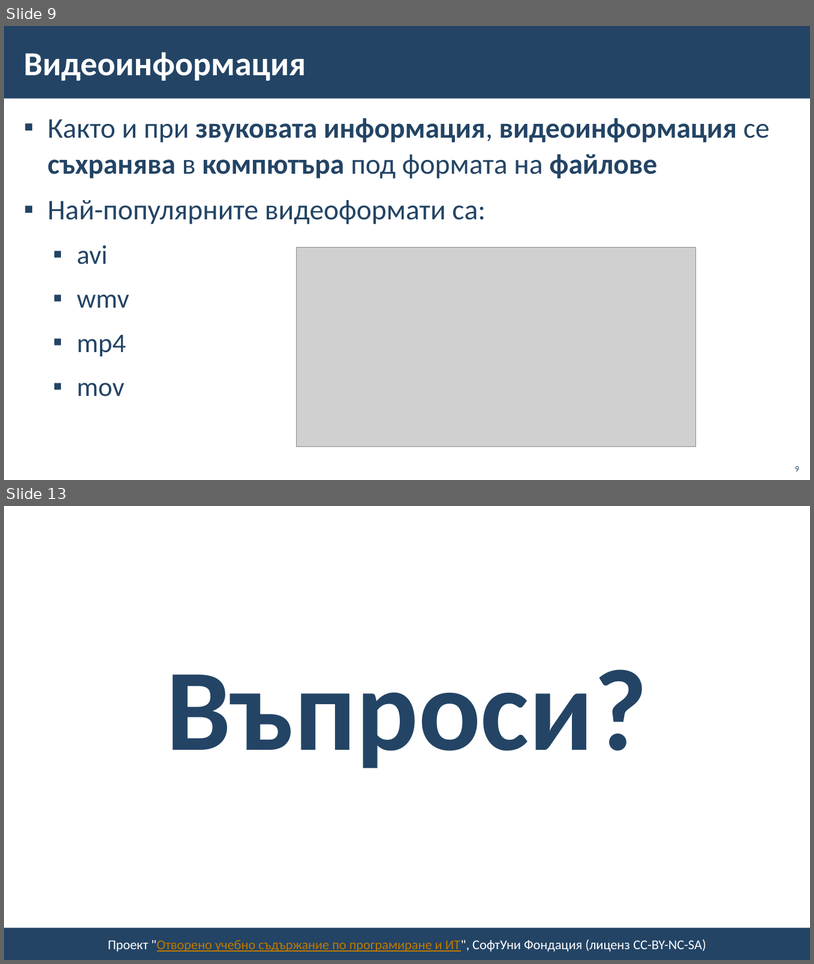
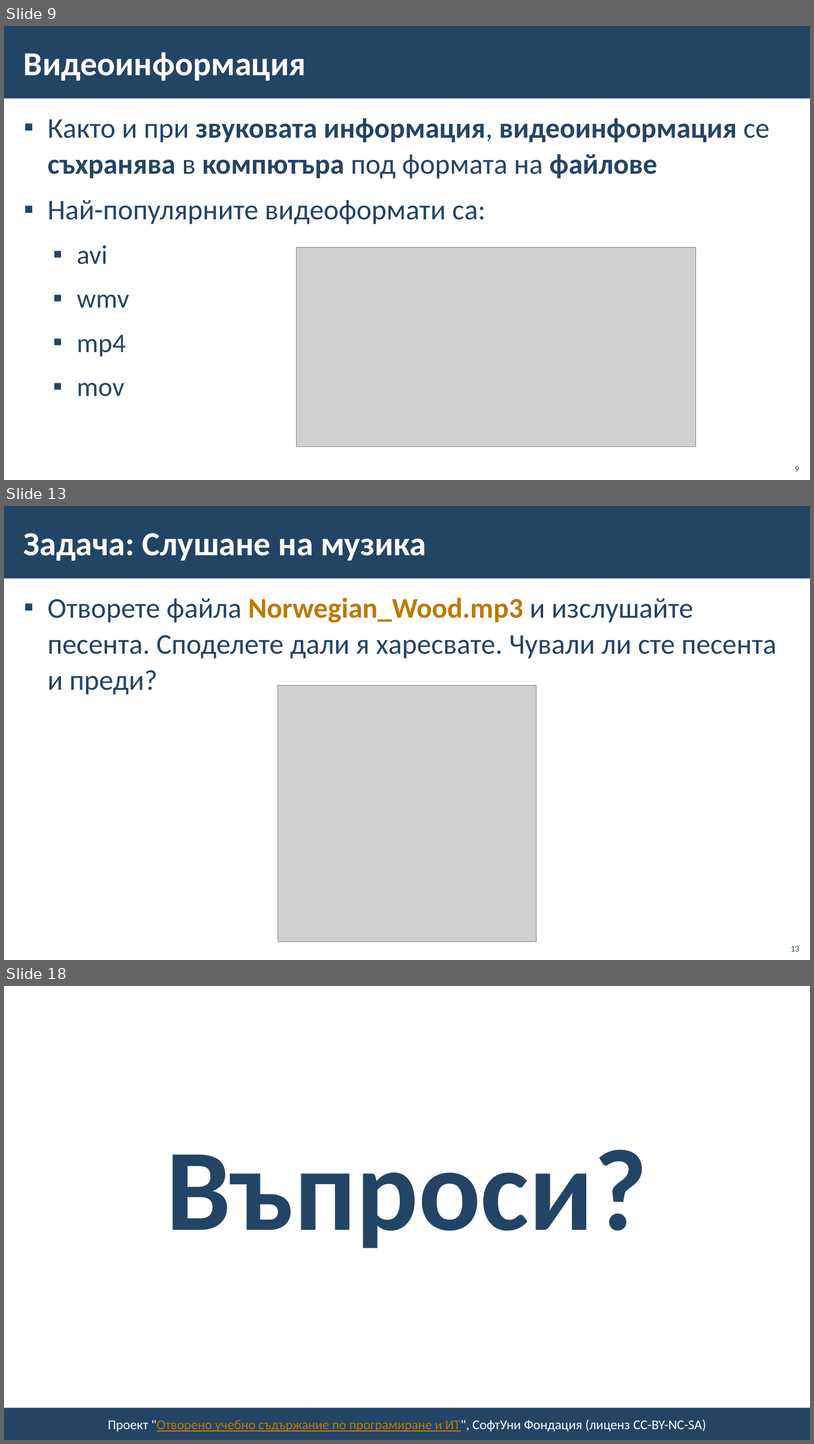
Before and after one commit to BG-IT-Edu/School-Programming, a slide deck: Courses/Computer-Modeling-and-IT/Computer-Modeling-and-IT-5-Class/10-Working-With-Sound-and-Video-Information/10-Working-With-Sound-and-Video-Information.pptx. Shown one above the other, each under a label of ours: slides 9 and 13 before the commit, slides 9, 13 and 18 after it; the slides between them are not shown. The pictures are 814x964 and 814x1444 pixels, drawn with LibreOffice and Linux fonts; fonts in the diff are those of the drawing; grey boxes stand for pictures; background and template pictures are left out. Boxes give left, top, right and bottom in pixels: in the first picture for what was removed or moved away, otherwise in the second. Text is boxed around its words. In the diff, an @@ line names an element or a change of style, - is before the commit and + after.

```diff
--- a/Courses/Computer-Modeling-and-IT/Computer-Modeling-and-IT-5-Class/10-Working-With-Sound-and-Video-Information/10-Working-With-Sound-and-Video-Information.pptx
+++ b/Courses/Computer-Modeling-and-IT/Computer-Modeling-and-IT-5-Class/10-Working-With-Sound-and-Video-Information/10-Working-With-Sound-and-Video-Information.pptx
@@ slide 13 added at (4, 506, 810, 960), background #FFFFFF; not listed: 1 template element that a slide beside it also shows @@
@@ title added at (24, 533, 426, 561), 40 pt, text #FFFFFF, bold @@
+Задача: Слушане на музика
@@ text added at (48, 597, 777, 694), 34 pt, text #234465 @@
+▪ Отворете файла Norwegian_Wood.mp3 и изслушайте песента. Споделете дали я харесвате. Чували ли сте песента и преди?
@@ picture added at (278, 685, 537, 941) @@
@@ page number added at (791, 946, 800, 951), 10 pt, text #234465 @@
+13
@@ what was slide 13 is now slide 18 @@
```
Also in this commit, not shown: 5 slides changed, 4 other slides added, 3 other files.
